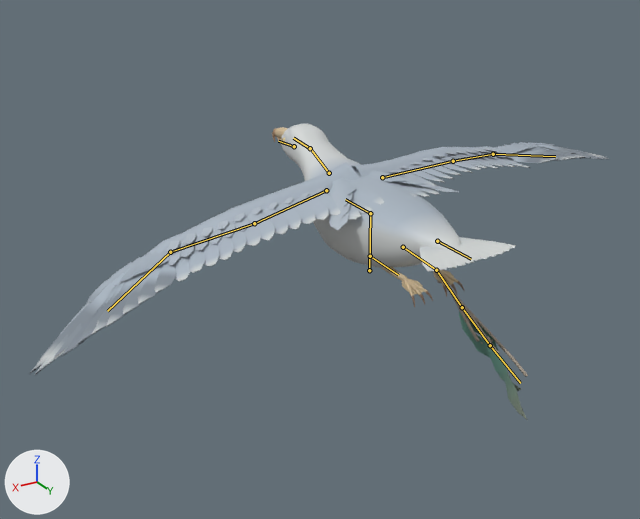
Two versions of the glTF model assets/creatures/gull_harrier/gull_harrier.glb, one commit apart.
Rendered twice from a camera (50 mm lens) standing at (1.67, 2.44, 1.3) and looking at (0.18, -0.05, 0.05). Every picture has the same lights, and +X, +Y and +Z are marked at lower left. The picture after the commit comes second. Both versions are drawn at frame 1 of the action 'hit_b'; the numbers are the values there. The bones that bend it are drawn over the model as lines.

Names of what the first picture shows: 'gull_harrier'.
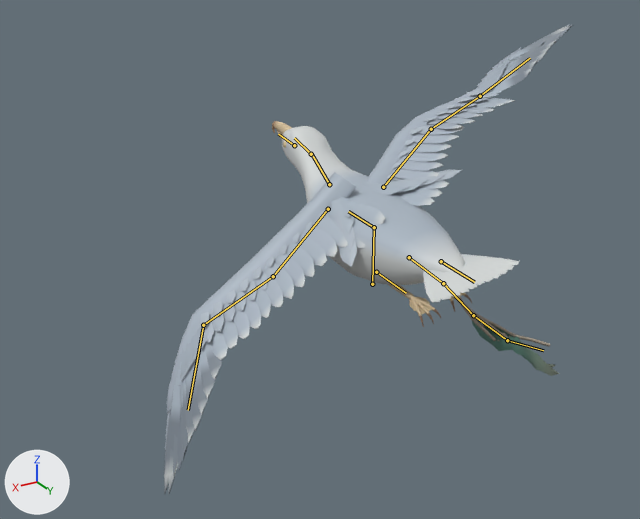
What differs and where, as boxes [x1, y1, x2, y2] in the pictures (640 x 519 px):
'gull_harrier', posed (30% narrower, 58% taller): before [30, 123, 610, 420]; after [164, 24, 572, 495]
bone 'root', root to tip: before (369, 270) to (370, 213); after (372, 284) to (374, 227)
bone 'body', root to tip: before (370, 213) to (345, 199); after (374, 227) to (348, 211)
bone 'neck', root to tip: before (329, 173) to (310, 148); after (329, 184) to (311, 153)
bone 'shoulder_l', root to tip: before (326, 190) to (254, 223); after (328, 209) to (273, 276)
bone 'elbow_l', root to tip: before (254, 223) to (170, 252); after (273, 276) to (203, 325)
bone 'wrist_l', root to tip: before (170, 252) to (107, 311); after (203, 325) to (188, 410)
bone 'shoulder_r', root to tip: before (382, 177) to (453, 161); after (383, 187) to (431, 129)
bone 'elbow_r', root to tip: before (453, 161) to (493, 154); after (431, 129) to (480, 96)
bone 'wrist_r', root to tip: before (493, 154) to (555, 156); after (480, 96) to (530, 58)
bone 'twine_0', root to tip: before (436, 270) to (462, 307); after (443, 283) to (473, 315)
bone 'twine_1', root to tip: before (462, 307) to (490, 345); after (473, 315) to (507, 340)
bone 'twine_2', root to tip: before (490, 345) to (520, 383); after (507, 340) to (543, 350)

The change in detail:
Bone 'root' (bone_root) moves from (0.0, -0.01, -0.005) to (0.0, -0.055, -0.028).
Bone 'body' (bone_body) turns from (1, -2, 0) to (3, -10, 0) degrees about its own x, y and z.
Bone 'neck' (bone_neck) turns from (-2, 1, 0) to (-11, 4, 2) degrees about its own x, y and z.
Bone 'shoulder_l' (bone_shoulder_l) turns from (-20, 1, -7) to (-39, 0, -8) degrees about its own x, y and z.
Bone 'elbow_l' (bone_elbow_l) turns from (-4, -1, -1) to (3, 1, 0) degrees about its own x, y and z.
Bone 'wrist_l' (bone_wrist_l) turns from (13, -4, -8) to (-3, 2, 1) degrees about its own x, y and z.
Bone 'shoulder_r' (bone_shoulder_r) turns from (-10, 0, 9) to (14, -2, 19) degrees about its own x, y and z.
Bone 'elbow_r' (bone_elbow_r) turns from (-7, 0, -4) to (-16, -7, -22) degrees about its own x, y and z.
Bone 'wrist_r' (bone_wrist_r) turns from (18, 2, 14) to (21, -10, 34) degrees about its own x, y and z.
Bone 'twine_0' (bone_twine_0) turns from (2, 0, 0) to (13, 0, 0) degrees about its own x, y and z.
Bone 'twine_1' (bone_twine_1) turns from (3, 0, 0) to (17, 0, 0) degrees about its own x, y and z.
Bone 'twine_2' (bone_twine_2) turns from (3, 0, 0) to (20, -1, 0) degrees about its own x, y and z.
